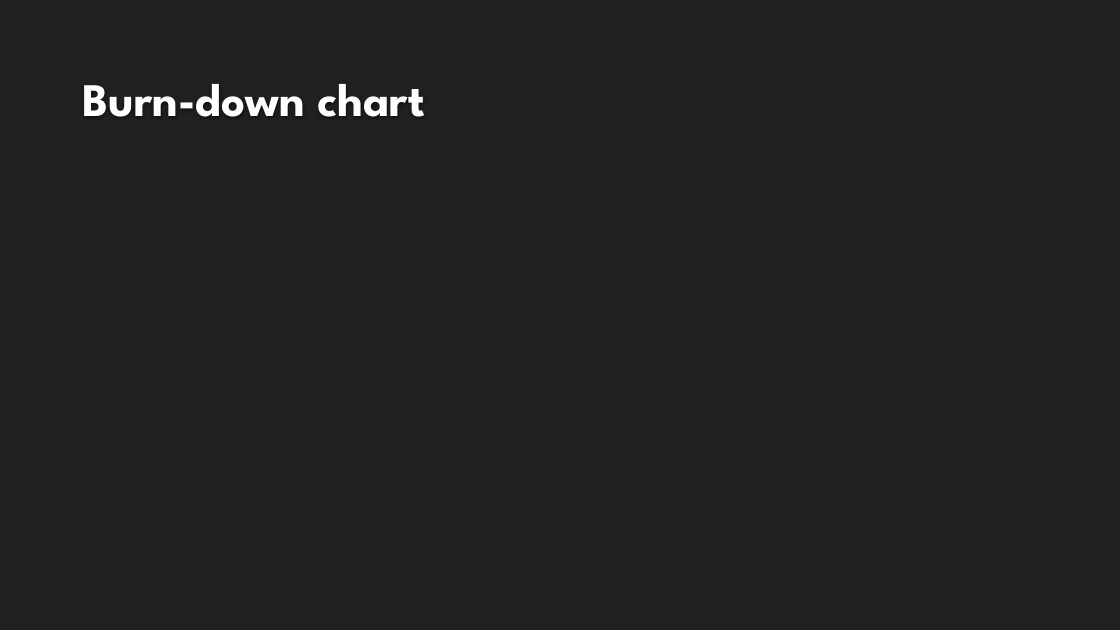
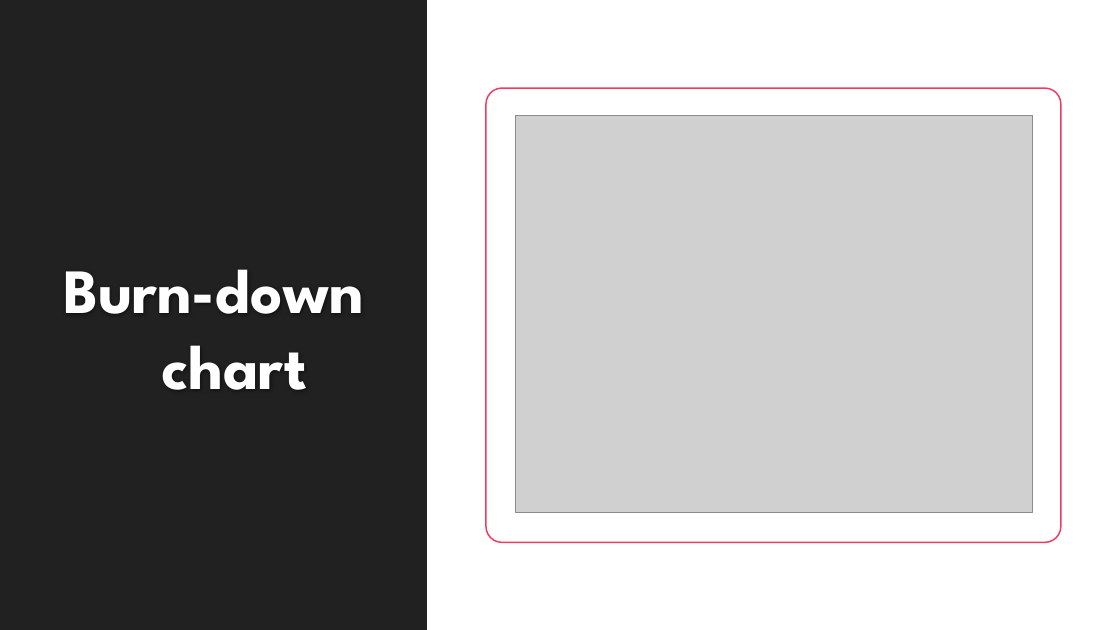
Before and after one commit to bricemiram/supinfo_supbank, a slide deck: slide 8 of SUPBANK CRYPTO CURRENCY PLATFORM.pptx (slide 6 before the commit). Drawn at 1120x630 pixels with LibreOffice and Linux fonts; fonts in the diff are those of the drawing; grey boxes stand for pictures; background and template pictures are left out. Boxes give left, top, right and bottom in pixels: in the first picture for what was removed or moved away, otherwise in the second. Text is boxed around its words. In the diff, an @@ line names an element or a change of style, - is before the commit and + after.

```diff
--- a/SUPBANK CRYPTO CURRENCY PLATFORM.pptx
+++ b/SUPBANK CRYPTO CURRENCY PLATFORM.pptx
@@ rectangle added at [428,0,1120,630], fill #FFFFFF @@
@@ title "Burn-down chart": place and size @@
-title "Burn-down chart" at [83,84,426,117]
+title "Burn-down chart" at [63,269,364,390]
@@ title "Burn-down chart" at [63,269,364,390]: size 40 to 54 pt; alignment left to centre; indent changed @@
@@ rounded rectangle added at [486,88,1061,543], fill #FFFFFF, outline #F03B5E 1.25 pt @@
@@ picture added at [516,115,1033,513] @@
```
Also in this commit, not shown: 1 other slide changed, 4 slides added.
